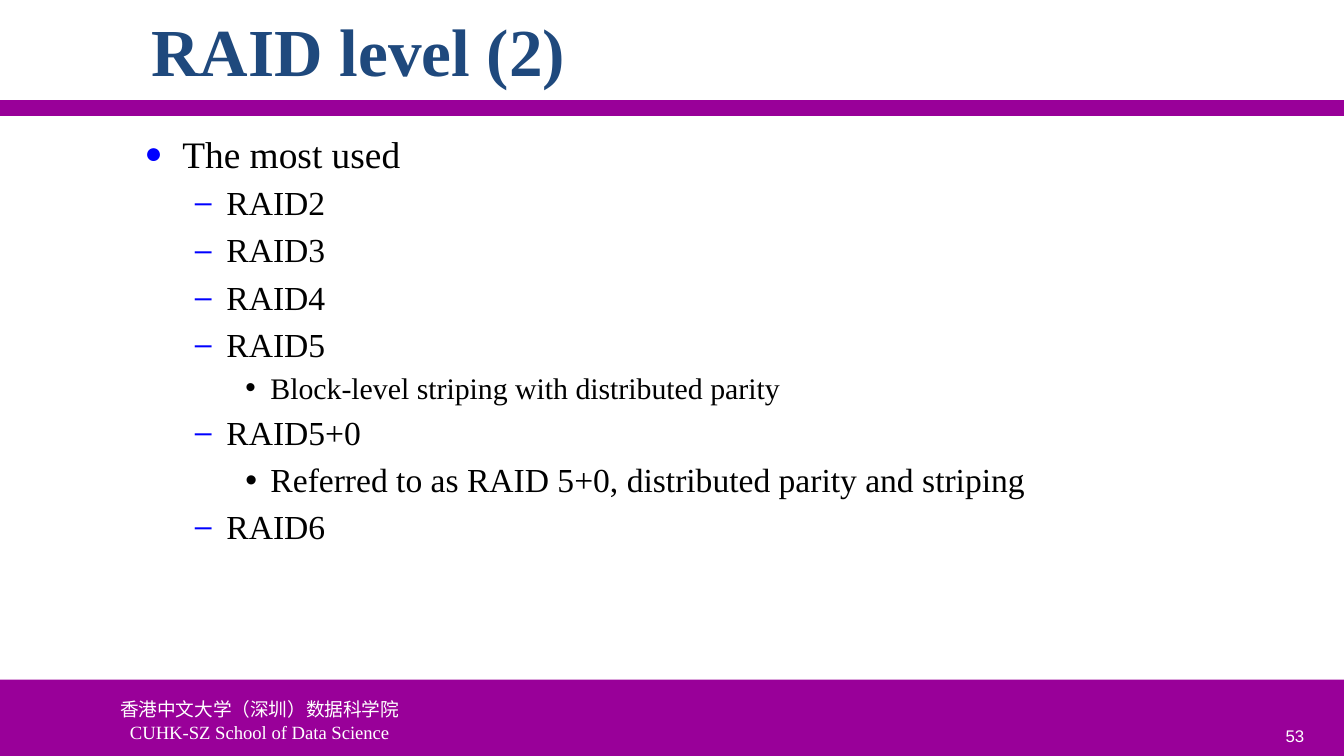
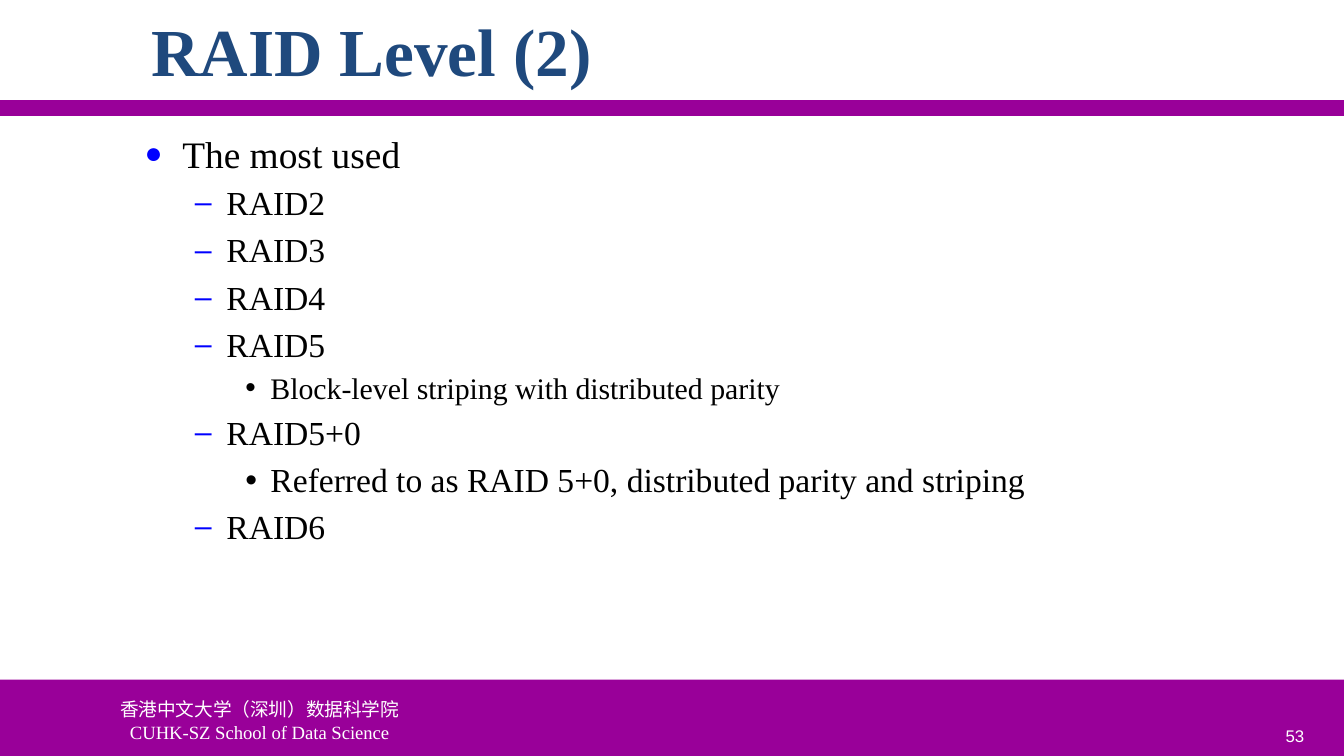
Before and after one commit to ychung1103/ychung1103.github.io, a slide deck: slide 53 of Slides/CSC6103/VT-05 Storage Virtualization.pptx. Drawn at 1344x756 pixels with LibreOffice and Linux fonts; fonts in the diff are those of the drawing; background and template pictures are left out. Boxes give left, top, right and bottom in pixels: in the first picture for what was removed or moved away, otherwise in the second. Text is boxed around its words. In the diff, an @@ line names an element or a change of style, - is before the commit and + after.

```diff
--- a/Slides/CSC6103/VT-05 Storage Virtualization.pptx
+++ b/Slides/CSC6103/VT-05 Storage Virtualization.pptx
@@ title at (151,29,591,89): text changed @@
-RAID level (2)
+RAID Level (2)
```
Also in this commit, not shown: 2 other slides changed, 1 other file.
